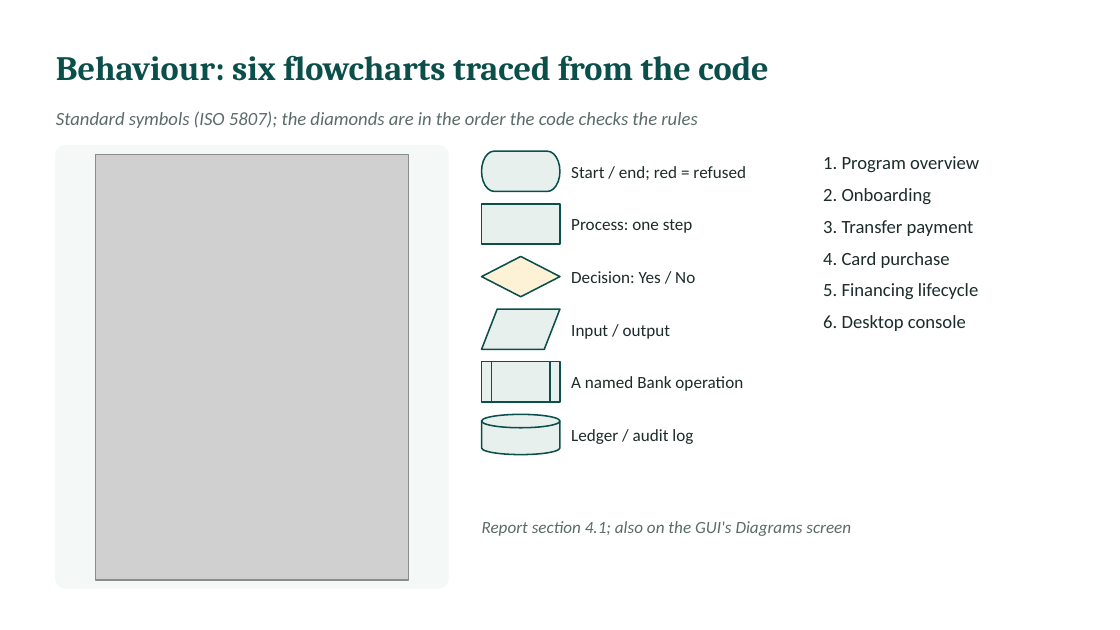
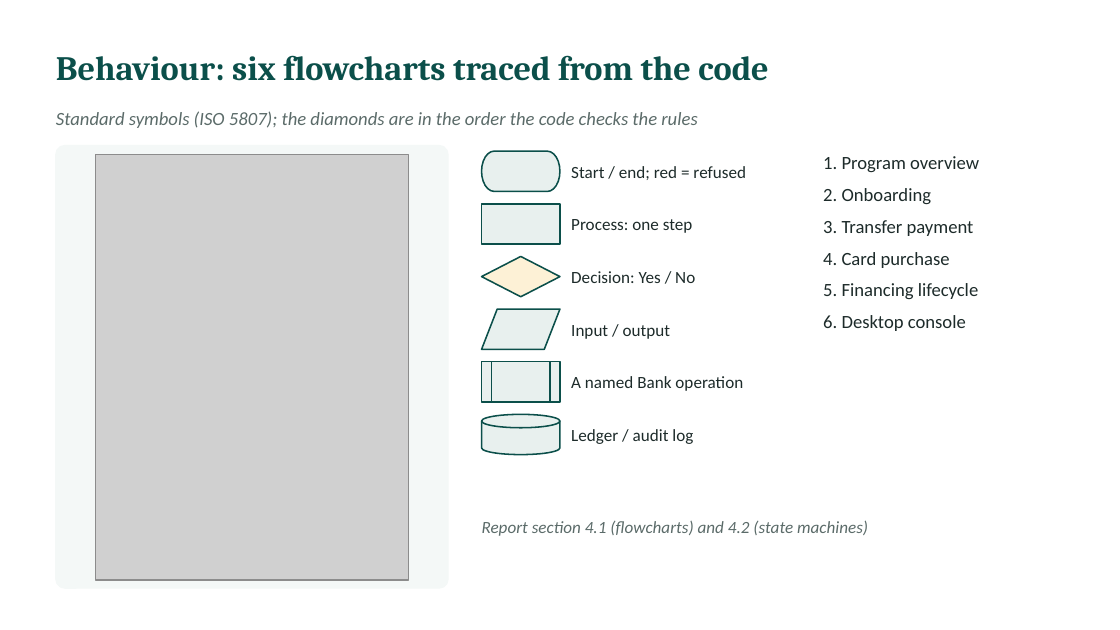
Before and after one commit to l255668-hash/commercial-banking, a slide deck: slide 12 of docs/Viva_Presentation.pptx. Drawn at 1120x630 pixels with LibreOffice and Linux fonts; fonts in the diff are those of the drawing; grey boxes stand for pictures. Boxes give left, top, right and bottom in pixels: in the first picture for what was removed or moved away, otherwise in the second. Text is boxed around its words. In the diff, an @@ line names an element or a change of style, - is before the commit and + after.

```diff
--- a/docs/Viva_Presentation.pptx
+++ b/docs/Viva_Presentation.pptx
@@ text at <box>482,521,868,536</box>: text changed @@
-Report section 4.1; also on the GUI's Diagrams screen
+Report section 4.1 (flowcharts) and 4.2 (state machines)
```
Also in this commit, not shown: 2 other slides changed, 28 other files.
